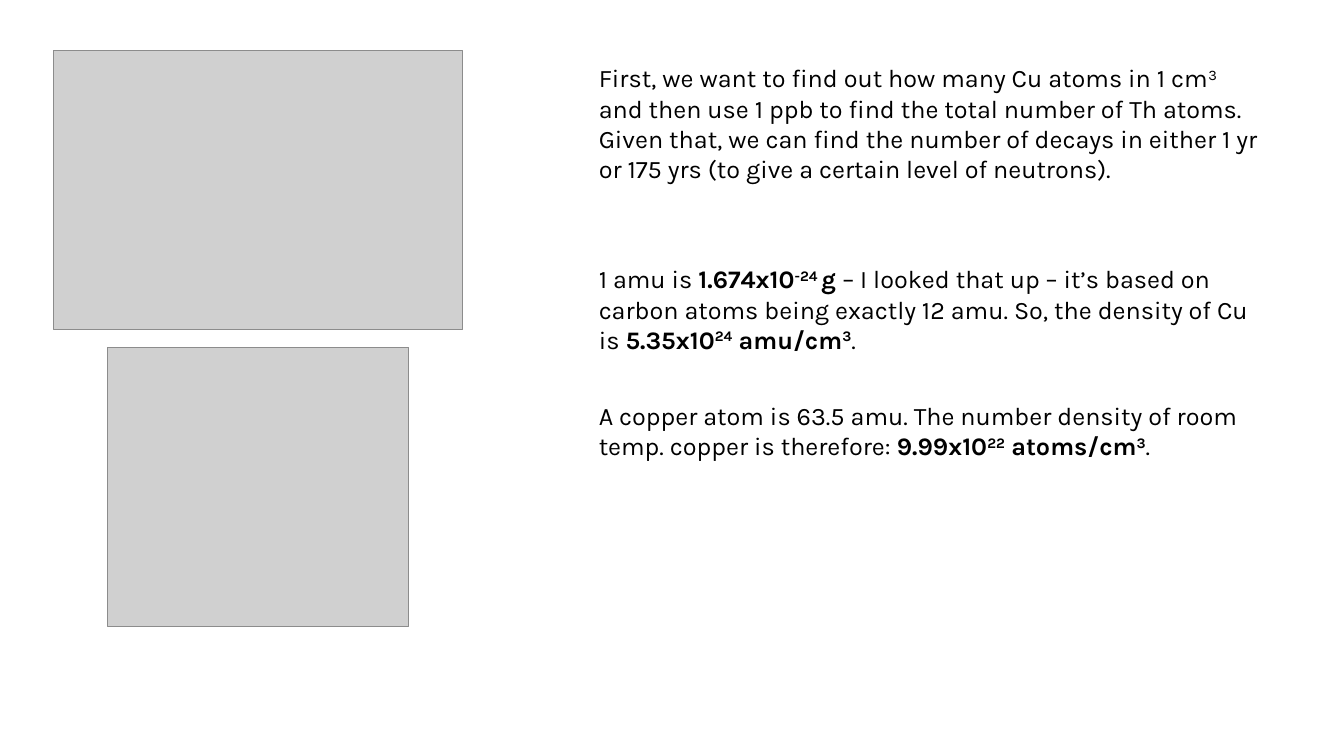
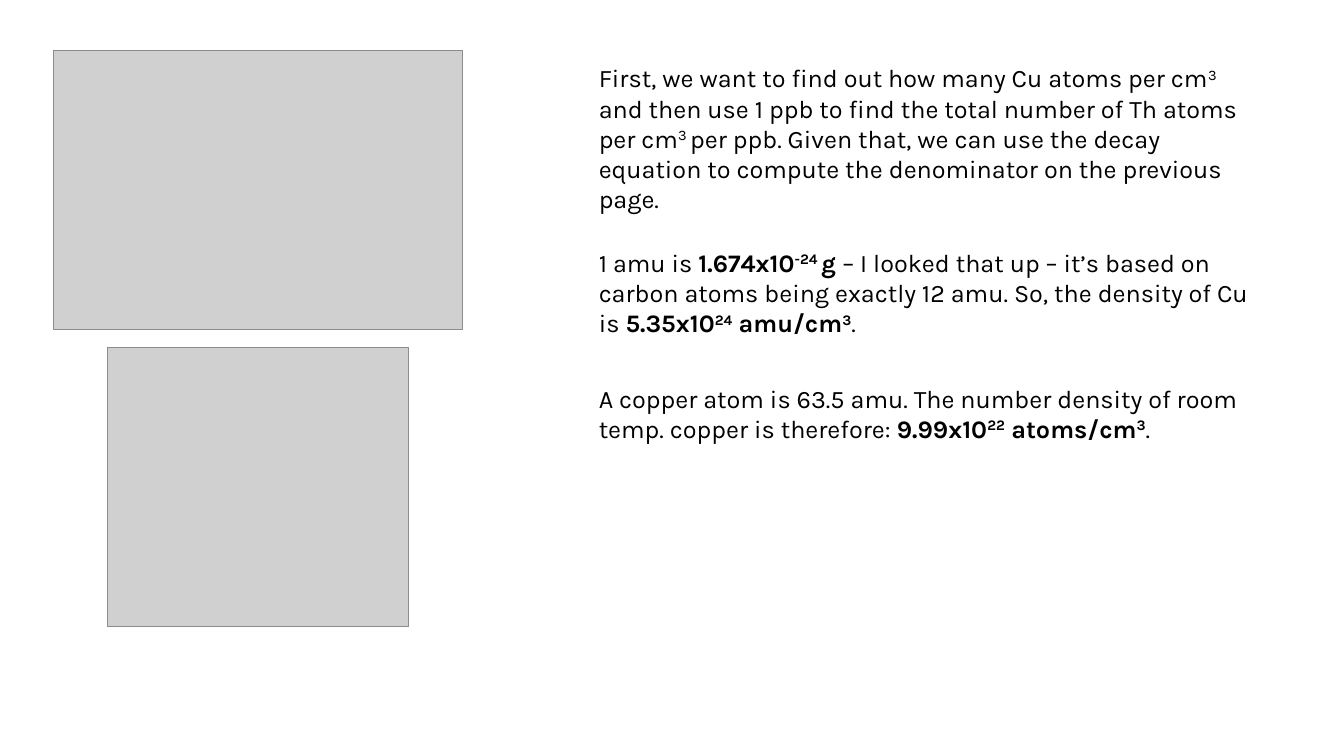
Before and after one commit to villano-lab/n-elec-scattering, a slide deck: slide 4 of 2-Flux/bknds_notes/an-simulation.pptx. Drawn at 1344x756 pixels with LibreOffice and Linux fonts; fonts in the diff are those of the drawing; grey boxes stand for pictures. Boxes give left, top, right and bottom in pixels: in the first picture for what was removed or moved away, otherwise in the second. Text is boxed around its words. In the diff, an @@ line names an element or a change of style, - is before the commit and + after.

```diff
--- a/2-Flux/bknds_notes/an-simulation.pptx
+++ b/2-Flux/bknds_notes/an-simulation.pptx
@@ text at bbox=[599, 69, 1237, 184]: text changed @@
-First, we want to find out how many Cu atoms in 1 cm3 and then use 1 ppb to find the total number of Th atoms. Given that, we can find the number of decays in either 1 yr or 175 yrs (to give a certain level of neutrons).
+First, we want to find out how many Cu atoms per cm3 and then use 1 ppb to find the total number of Th atoms per cm3 per ppb. Given that, we can use the decay equation to compute the denominator on the previous page.
@@ text "1 amu is 1.674x10-24 g ...": place and size @@
-text "1 amu is 1.674x10-24 g ..." at bbox=[599, 270, 1248, 351]
+text "1 amu is 1.674x10-24 g ..." at bbox=[599, 254, 1248, 334]
@@ text "A copper atom is 63.5 ...": place and size @@
-text "A copper atom is 63.5 ..." at bbox=[599, 407, 1237, 461]
+text "A copper atom is 63.5 ..." at bbox=[599, 390, 1237, 444]
```
Also in this commit, not shown: 4 other slides changed, 2 slides added, 1 slide removed.
